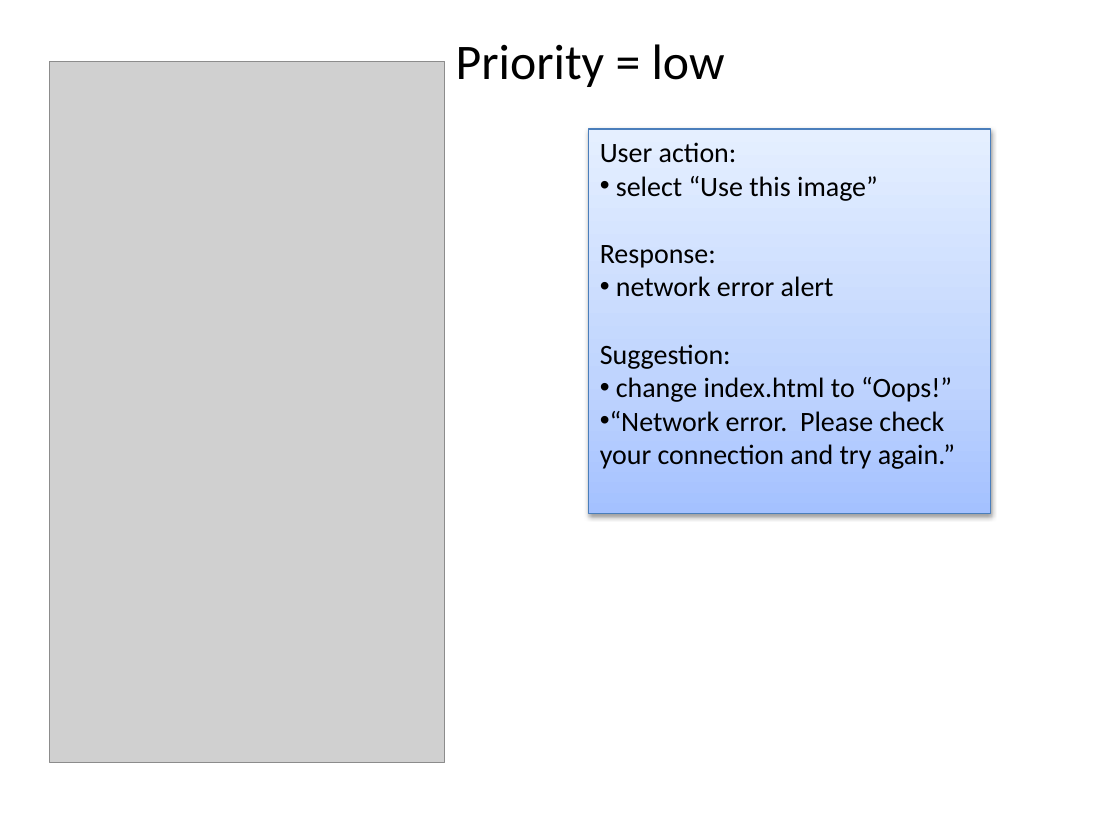
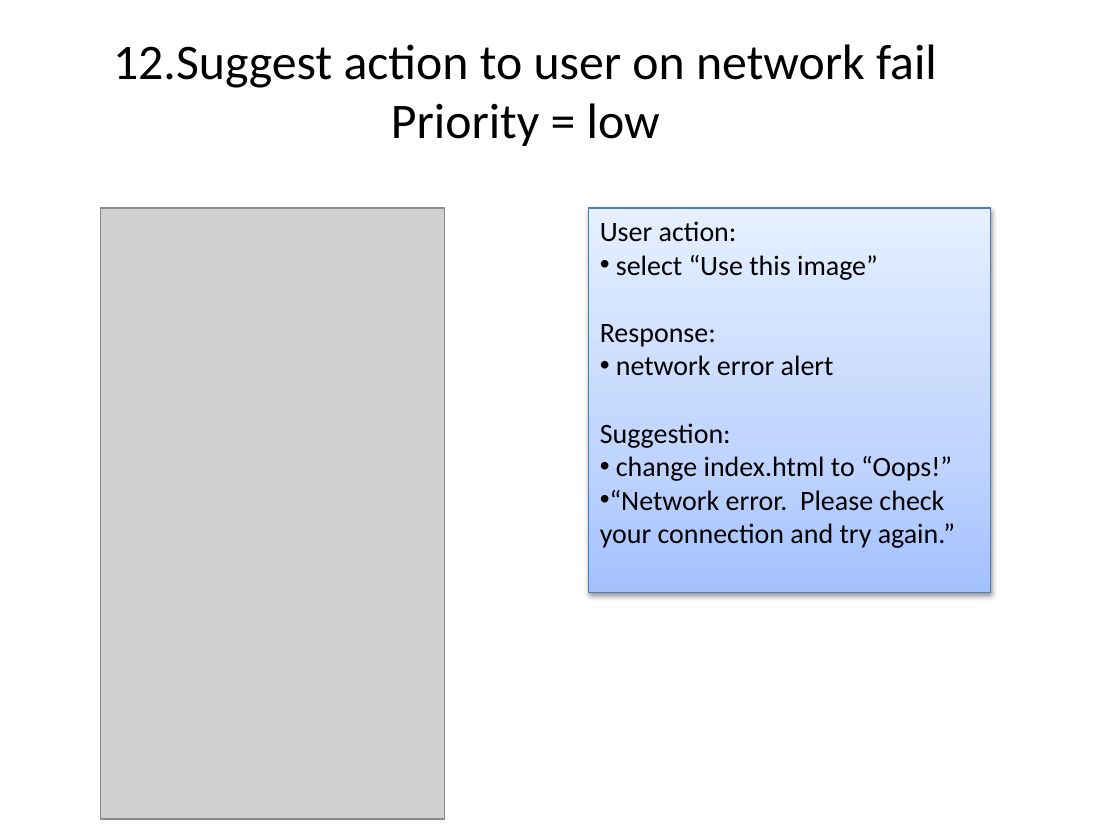
Before and after one commit to phylotastic/Pt_Mobile_Application, a slide deck: slide 14 of design/mobile_app_mvp_priorities.pptx (slide 15 before the commit). Drawn at 1120x840 pixels with LibreOffice and Linux fonts; fonts in the diff are those of the drawing; grey boxes stand for pictures. Boxes give left, top, right and bottom in pixels: in the first picture for what was removed or moved away, otherwise in the second. Text is boxed around its words. In the diff, an @@ line names an element or a change of style, - is before the commit and + after.

```diff
--- a/design/mobile_app_mvp_priorities.pptx
+++ b/design/mobile_app_mvp_priorities.pptx
@@ text "Suggest action to user on ...": place and size @@
-text "Suggest action to user on ..." at [456,44,725,87]
+text "Suggest action to user on ..." at [113,44,937,146]
@@ text at [113,44,937,88]: paragraph added @@
+12. Suggest action to user on network fail
@@ text at [391,103,660,146]: alignment left to centre; indent changed @@
@@ picture: place and size @@
-picture at [49,62,445,763]
+picture at [101,208,445,820]
@@ rectangle "User action:": place and size @@
-rectangle "User action:" at [589,129,991,513]
+rectangle "User action:" at [589,208,991,592]
```
Also in this commit, not shown: 10 other slides changed, 1 slide added, 1 slide removed.
